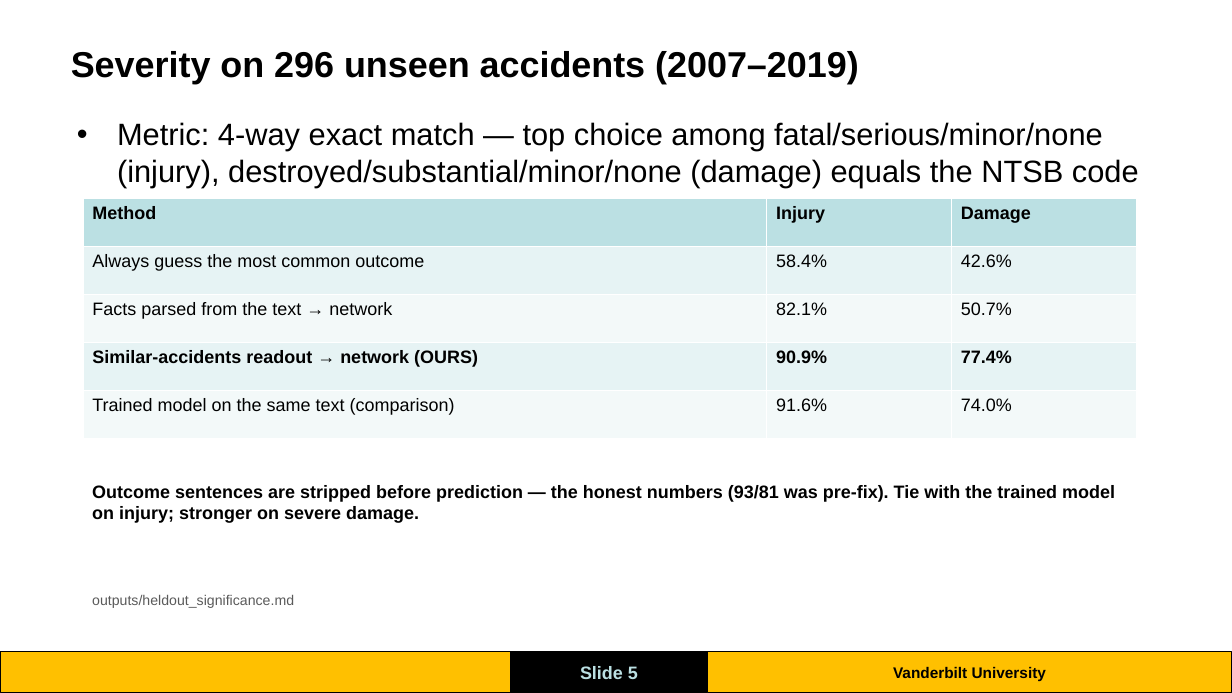
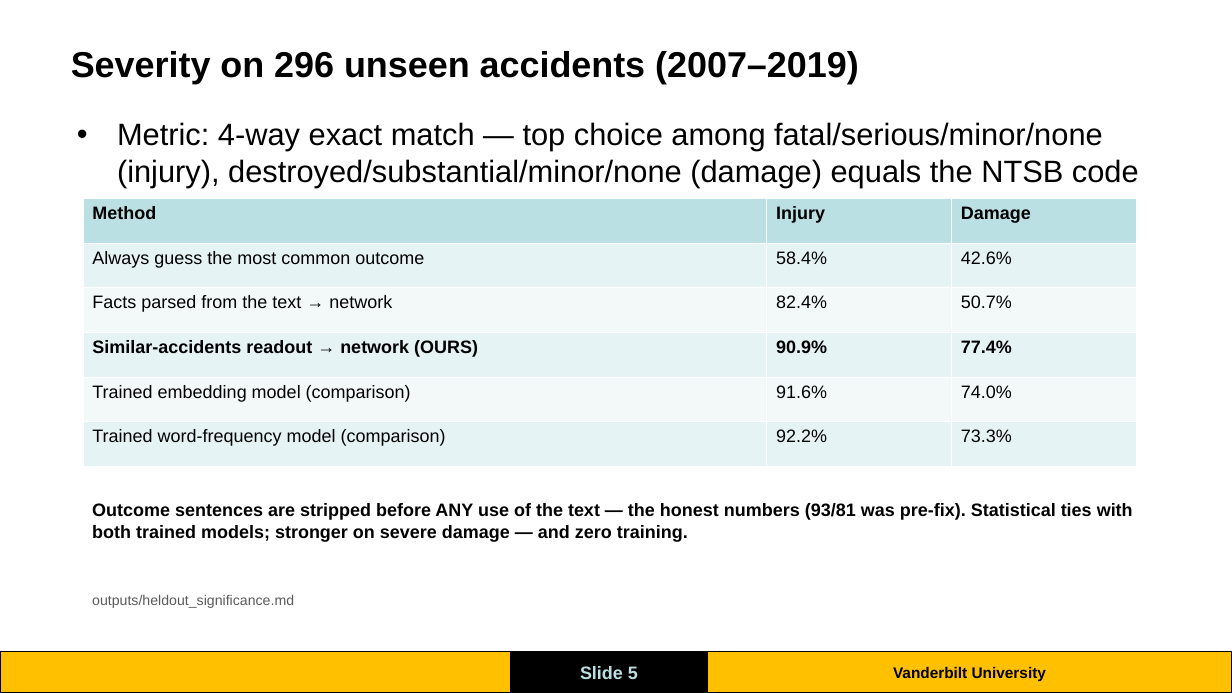
Before and after one commit to Kshetkar1/NTSB-aviation-diagnosis-Transformers-Project, a slide deck: slide 5 of Frozen-BN-Narrative-Evidence-2026-07-20/presentations_FrozenBN/maha_jul31_update.pptx. Drawn at 1232x693 pixels with LibreOffice and Linux fonts; fonts in the diff are those of the drawing; background and template pictures are left out. Boxes give left, top, right and bottom in pixels: in the first picture for what was removed or moved away, otherwise in the second. Text is boxed around its words. In the diff, an @@ line names an element or a change of style, - is before the commit and + after.

```diff
--- a/Frozen-BN-Narrative-Evidence-2026-07-20/presentations_FrozenBN/maha_jul31_update.pptx
+++ b/Frozen-BN-Narrative-Evidence-2026-07-20/presentations_FrozenBN/maha_jul31_update.pptx
@@ table at (83, 199, 1137, 467) @@
-row 3, column 2: 82.1%
+row 3, column 2: 82.4%
-row 5: Trained model on the same text (comparison) | 91.6% | 74.0%
+row 5: Trained embedding model (comparison) | 91.6% | 74.0%
+row 6: Trained word-frequency model (comparison) | 92.2% | 73.3%
@@ text at (92, 503, 1133, 542): text changed @@
-Outcome sentences are stripped before prediction — the honest numbers (93/81 was pre-fix). Tie with the trained model on injury; stronger on severe damage.
+Outcome sentences are stripped before ANY use of the text — the honest numbers (93/81 was pre-fix). Statistical ties with both trained models; stronger on severe damage — and zero training.
```
Also in this commit, not shown: 1 other slide changed, 11 other files.
